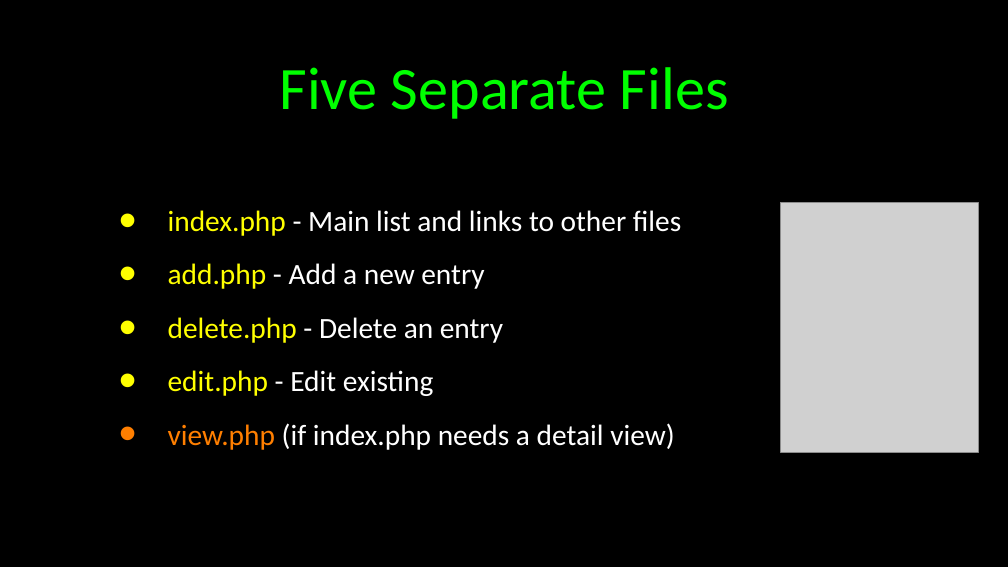
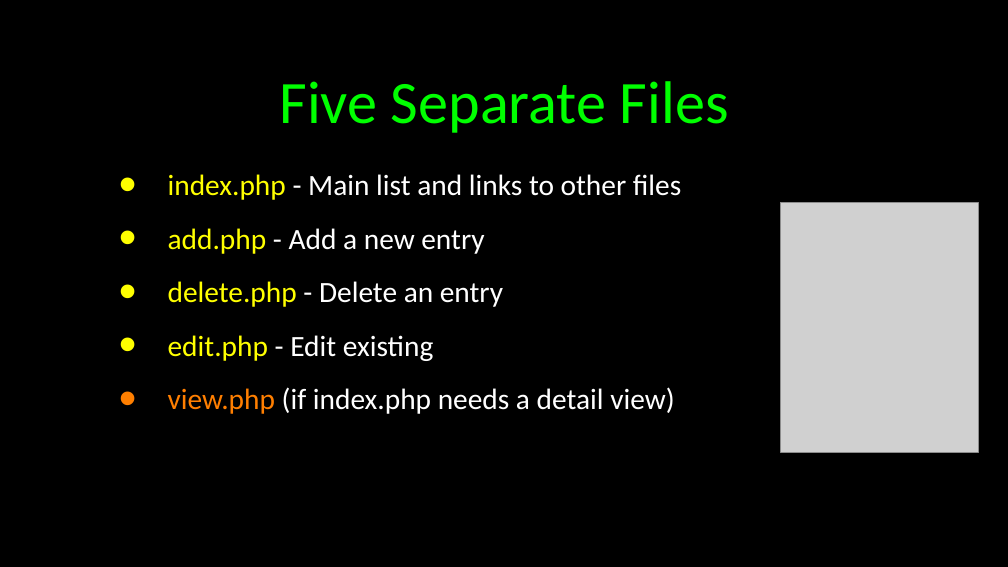
Before and after one commit to csev/wa4e, a slide deck: slide 4 of lectures/PHP-08-CRUD.ppt. Drawn at 1008x567 pixels with LibreOffice and Linux fonts; fonts in the diff are those of the drawing; grey boxes stand for pictures. Boxes give left, top, right and bottom in pixels: in the first picture for what was removed or moved away, otherwise in the second. Text is boxed around its words. In the diff, an @@ line names an element or a change of style, - is before the commit and + after.

```diff
--- a/lectures/PHP-08-CRUD.ppt
+++ b/lectures/PHP-08-CRUD.ppt
@@ title "Five Separate Files": place and size @@
-title "Five Separate Files" at (279, 67, 729, 119)
+title "Five Separate Files" at (279, 81, 729, 133)
@@ text "index.php - Main list and ..." at (168, 174, 681, 414): vertical alignment middle to top @@
```
Also in this commit, not shown: 16 other slides changed, 2 other files.
